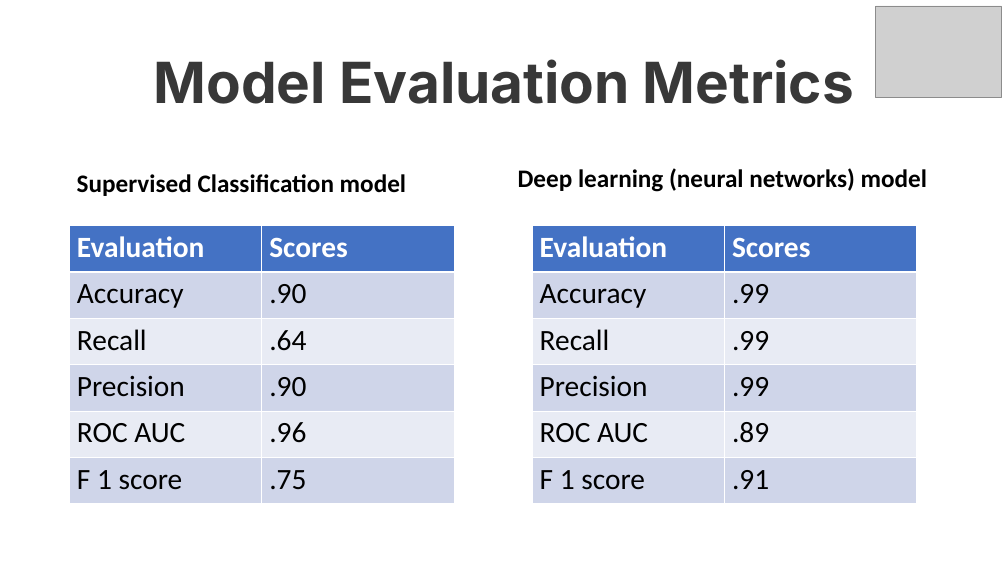
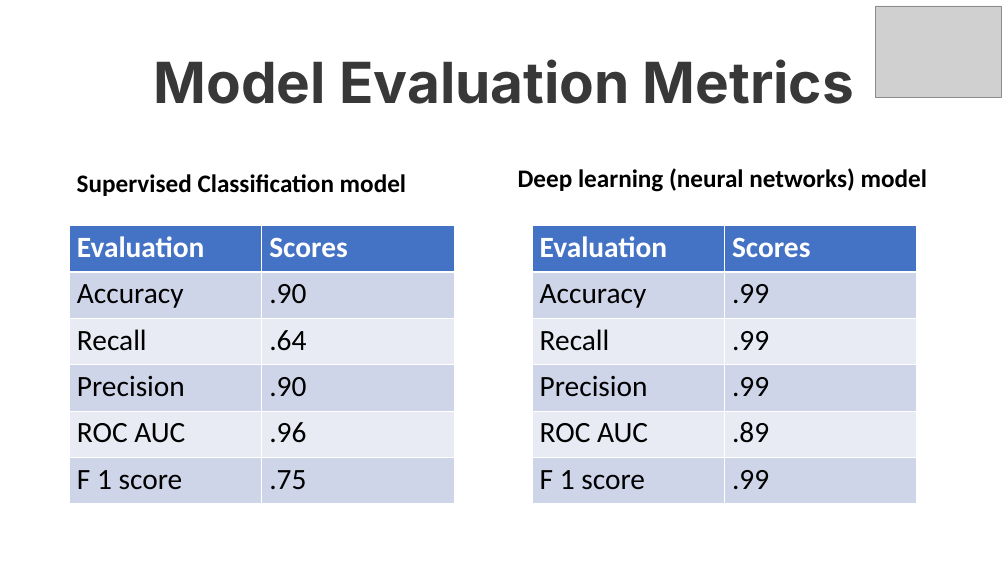
Before and after one commit to EconMike/MachineLearningClassNNR, a slide deck: slide 21 of ML Supervised Classification.pptx. Drawn at 1008x567 pixels with LibreOffice and Linux fonts; fonts in the diff are those of the drawing; grey boxes stand for pictures. Boxes give left, top, right and bottom in pixels: in the first picture for what was removed or moved away, otherwise in the second. Text is boxed around its words. In the diff, an @@ line names an element or a change of style, - is before the commit and + after.

```diff
--- a/ML Supervised Classification.pptx
+++ b/ML Supervised Classification.pptx
@@ table at box(532, 225, 917, 504) @@
-row 6, column 2: .91
+row 6, column 2: .99
```
Also in this commit, not shown: 2 other slides changed, 1 other file.
